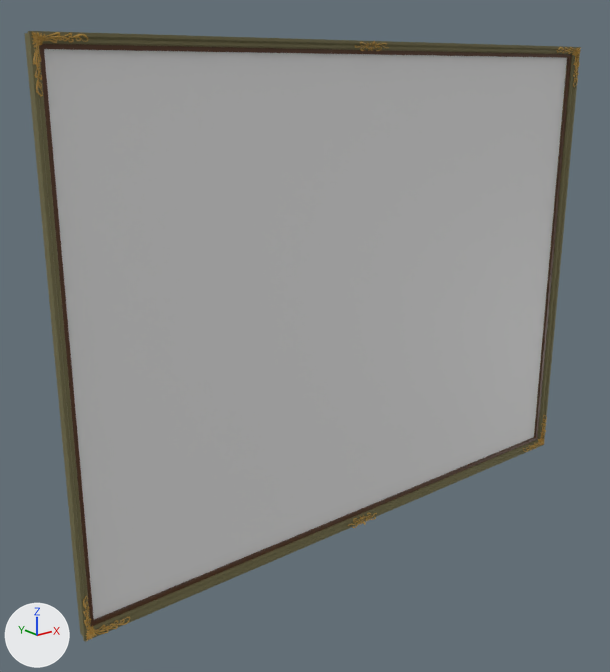
The glTF model 3D/model/frame001_l.glb, before and after one commit.
One viewpoint serves both versions: a 50 mm lens placed at (-66.4, -68.3, 24.9), pointed at (-9.3, 3.0, -3.7). Every picture has the same lights, and +X, +Y and +Z are marked at lower left. Where no turn or scale is listed for an object, it has been applied to the vertices. Vertices at the same position are counted once.

Objects in the first picture: 'canvas_平面', 'frame_Cube.003', 'frame_inner_Cube.001', 'moyou001_Lines.001'.
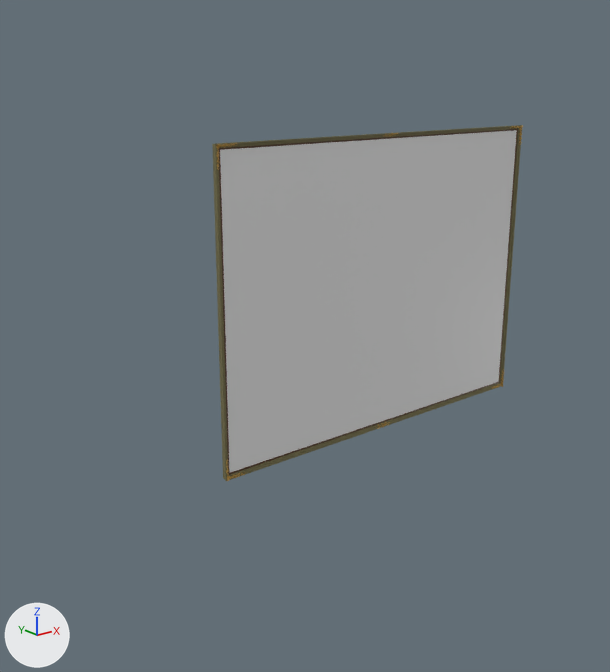
Where the newer file only moved an object's origin or applied its transform, the numbers keep the older frame.

Location of each change, (x1, y1, x2, y2) in pixels of the pictures (610 x 672 px):
'canvas_平面', reshaped, moved, turned, rescaled: before (44, 49, 567, 620); after (220, 130, 517, 472)
'frame_Cube.003', mesh rescaled (44% narrower, 42% shorter): before (24, 31, 580, 641); after (212, 125, 522, 481)
'frame_inner_Cube.001', mesh rescaled (44% narrower, 40% shorter): before (39, 44, 572, 626); after (219, 129, 518, 475)
'moyou001_Lines.001', moved, rescaled (44% narrower, 42% shorter): before (31, 32, 581, 640); after (217, 126, 522, 480)
part 2 of me_plane_001, deleted: before (44, 49, 567, 620)
part 3 of me_plane_001, added: after (220, 130, 517, 472)

Diff of the bpy script that builds the scene:
```diff
--- a/3D/model/frame001_l.glb.py
+++ b/3D/model/frame001_l.glb.py
@@ mat_none @@
+mat_none = principled_material('None')
+mat_none.base_color = (0.8, 0.8, 0.8)  # white #e7e7e7
+mat_none.roughness = 0.255
@@ me_frame_inner_cube_004 @@
 me_frame_inner_cube_004.from_pydata(...)  # 32 vertices, 48 faces; spans x -35.4..35.4, y -0.1..0.2, z -25.2..28.7
 # used by ob_frame_inner_cube_001; location = (-3.4, 0.0, -1.8)
+# me_frame_inner_cube_004 part 1: the whole mesh is scaled about its middle by (0.628, 0.5, 0.628), then moved by (3.4, 0.0, 1.1)
 me_frame_inner_cube_004.materials.append(mat_material_007)
@@ me_frame_cube_004 @@
 me_frame_cube_004.from_pydata(...)  # 72 vertices, 128 faces; spans x -36.3..36.3, y -0.7..0.6, z -26.1..29.6
 # used by ob_frame_cube_003; location = (-3.4, 0.0, -1.8)
+# me_frame_cube_004 part 4: the whole mesh is scaled about its middle by (0.626, 0.5, 0.625), then moved by (3.4, 0.1, 1.1)
 me_frame_cube_004.materials.append(mat_material_008)
@@ me_plane_001 @@
 me_plane_001.from_pydata(...)  # 4 vertices, 2 faces; spans x -1.07..1.07, y -0.87..0.76, z 0.01
 # used by ob_canvas_平面; location = (-3.4, 0.0, -1.8); rotation_euler = (1.571, 0.0, 0.0), in degrees (90, 0, 0); scale = (-32.6, -32.6, -32.6)
 # verts and faces of me_plane_001; kept vertices keep their numbers, new ones are numbered from 4
 # before: 0 (1.07, -0.87, 0.01), 1 (-1.07, -0.87, 0.01), 2 (1.07, 0.76, 0.01), 3 (-1.07, 0.76, 0.01) at pixel (533, 437)
-me_plane_001.materials.append(mat_material_009)  # white #e7e7e7
+# me_plane_001 part 2
+delete_vertices([*range(0, 4)])  # with the faces that use them
+# me_plane_001 part 3
+verts[4] = (-32.33, 26.24, -0.19)  # pixel (516, 130)
+verts[5] = (32.39, 26.24, -0.19)  # pixel (220, 149)
+verts[6] = (32.39, -22.91, -0.19)  # pixel (229, 472)
+verts[7] = (-32.33, -22.91, -0.19)  # pixel (498, 381)
+faces += [(4, 5, 6), (4, 6, 7)]
+me_plane_001.materials.append(mat_none)  # white #e7e7e7
@@ ob_moyou001_lines_001 @@
 ob_moyou001_lines_001 = bpy.data.objects.new('moyou001_Lines.001', me_moyou001_lines_004)
-ob_moyou001_lines_001.location = (-3.4, 0.0, -1.8)
+ob_moyou001_lines_001.location = (0.0, 0.1, 0.0)
 ob_moyou001_lines_001.rotation_euler = (1.571, 0.0, 0.0)  # degrees (90, 0, 0)
-ob_moyou001_lines_001.scale = (0.4, 0.4, 0.4)
+ob_moyou001_lines_001.scale = (0.2, 0.2, 0.2)
@@ ob_canvas_平面 @@
 ob_canvas_平面 = bpy.data.objects.new('canvas_平面', me_plane_001)
-ob_canvas_平面.location = (-3.4, 0.0, -1.8)
-ob_canvas_平面.rotation_euler = (1.571, 0.0, 0.0)  # degrees (90, 0, 0)
-ob_canvas_平面.scale = (-32.6, -32.6, -32.6)
+ob_canvas_平面.location = (0.0, 0.1, 0.0)
+ob_canvas_平面.rotation_euler = (1.571, 0.0, -3.142)  # degrees (90, 0, -180)
+ob_canvas_平面.scale = (0.68, 0.68, 0.68)
```
